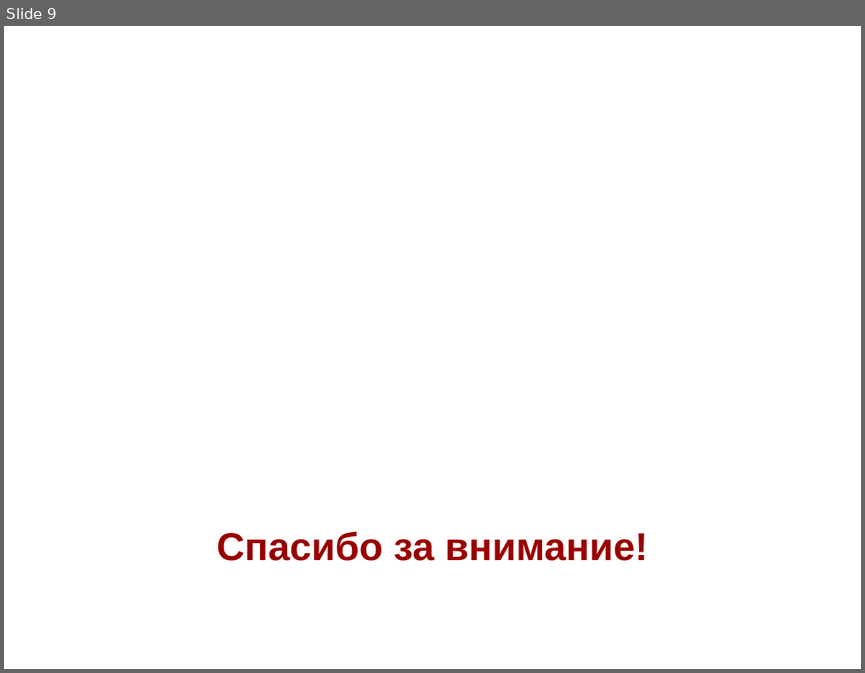
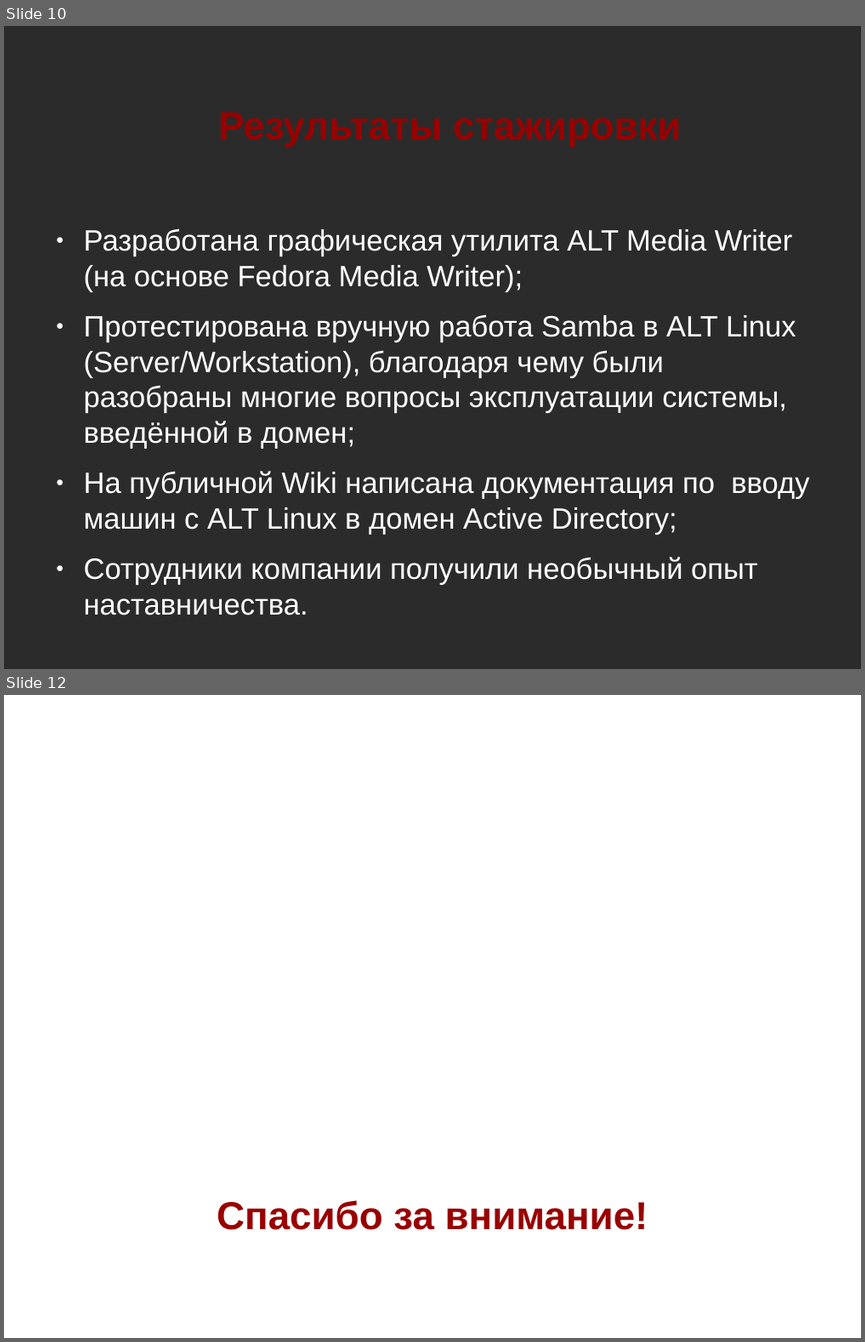
Before and after one commit to NIR-Ginko/presentations, a slide deck: 2020-02-07 ALT Join and community/ALT Join and community.odp. Shown one above the other, each under a label of ours: slide 9 before the commit, slides 10 and 12 after it; the slides between them are not shown. The pictures are 865x673 and 865x1342 pixels, drawn with LibreOffice and Linux fonts; fonts in the diff are those of the drawing; background and template pictures are left out; a plain dark background stands for a picture behind light text. Boxes give left, top, right and bottom in pixels: in the first picture for what was removed or moved away, otherwise in the second. Text is boxed around its words. In the diff, an @@ line names an element or a change of style, - is before the commit and + after.

```diff
--- a/2020-02-07 ALT Join and community/ALT Join and community.odp
+++ b/2020-02-07 ALT Join and community/ALT Join and community.odp
@@ slide 10 added at (4, 26, 861, 669), background picture (left out) @@
@@ title added at (218, 112, 681, 147), 36 pt, text #990000, bold @@
+Результаты стажировки
@@ text added at (84, 228, 809, 615), 27.2 pt, text #FFFFFF @@
+● Разработана графическая утилита ALT Media Writer (на основе Fedora Media Writer);
+● Протестирована вручную работа Samba в ALT Linux (Server/Workstation), благодаря чему были разобраны многие вопросы эксплуатации системы, введённой в домен;
+● На публичной Wiki написана документация по вводу машин с ALT Linux в домен Active Directory;
+● Сотрудники компании получили необычный опыт наставничества.
@@ what was slide 9 is now slide 12 @@
```
Also in this commit, not shown: 10 other slides added, 8 slides removed.
